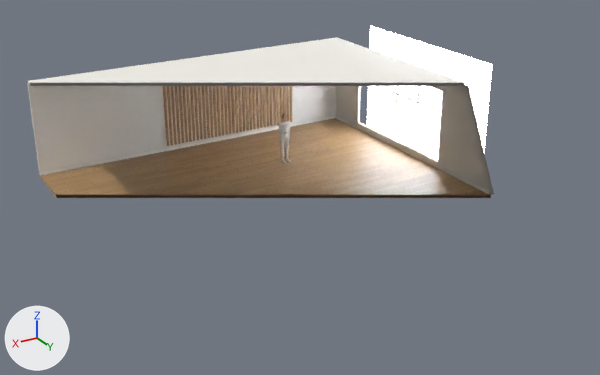
An edit to the Blender file pilot/work/scene/pilot.blend, drawn before and after from the same camera.
Both versions are drawn from a camera (50 mm lens) standing at (14.05, 24.49, 11.06) and looking at (1.36, 3.33, 0.48). Lighting does not change. The marker at lower left points along +X, +Y and +Z. The older version comes first. Everything nearer to the camera than a plane just in front of the edit is cut away.
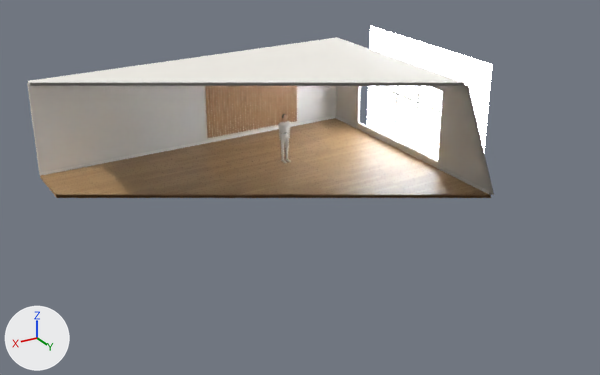
Changed parts and their boxes (x1, y1, x2, y2) in the pictures (600 x 375 px):
'Slat35', moved: before (163, 86, 169, 146); after (205, 86, 210, 138)
'Slat34', moved: before (167, 86, 173, 145); after (208, 86, 213, 138)
'Slat33', moved: before (171, 86, 177, 145); after (211, 86, 215, 137)
'Slat32', moved: before (175, 86, 180, 144); after (213, 86, 218, 137)
'Slat30', moved: before (182, 86, 188, 142); after (219, 86, 223, 136)
'Slat31', moved: before (179, 86, 184, 143); after (216, 86, 220, 136)
'Slat28', moved: before (190, 86, 195, 141); after (224, 86, 228, 135)
'Slat29', moved: before (186, 86, 192, 142); after (221, 86, 226, 135)
'Slat27', moved: before (194, 86, 199, 140); after (227, 86, 231, 134)
'Slat25', moved: before (201, 86, 206, 139); after (232, 86, 236, 133)
'Slat26', moved: before (198, 86, 203, 140); after (229, 86, 233, 134)
'Slat23', moved: before (209, 86, 214, 137); after (237, 86, 241, 132)
'Slat21', moved: before (216, 86, 221, 136); after (242, 86, 246, 131)
'Slat22', moved: before (213, 86, 217, 137); after (240, 86, 243, 132)
'Slat20', moved: before (220, 86, 224, 136); after (245, 86, 248, 131)
'Slat19', moved: before (224, 86, 228, 135); after (248, 86, 251, 130)
'Slat17', moved: before (231, 86, 235, 133); after (253, 86, 256, 129)
'Slat15', moved: before (238, 86, 242, 132); after (258, 86, 261, 128)
'Slat18', moved: before (227, 86, 231, 134); after (250, 86, 253, 130)
'Slat13', moved: before (245, 86, 249, 131); after (263, 86, 266, 127)
'Slat16', moved: before (235, 86, 238, 133); after (255, 86, 258, 129)
'Slat8', moved: before (263, 86, 266, 127); after (275, 86, 278, 125)
'Slat14', moved: before (242, 86, 245, 131); after (260, 86, 263, 128)
'Slat10', moved: before (256, 86, 259, 129); after (270, 86, 273, 126)
'Slat12', moved: before (249, 86, 252, 130); after (265, 86, 268, 127)
'Slat11', moved: before (252, 86, 256, 129); after (268, 86, 271, 127)
'Slat1', moved: before (287, 86, 289, 121); after (292, 86, 295, 122)
'Slat6', moved: before (270, 86, 273, 126); after (280, 86, 283, 123)
'Slat7', moved: before (266, 86, 269, 127); after (278, 86, 280, 125)
'Slat9', moved: before (259, 86, 262, 128); after (273, 86, 275, 126)
'Slat5', moved: before (273, 86, 276, 126); after (283, 86, 285, 114)
'Slat3', moved (mostly hidden): before (280, 86, 282, 123); after (287, 86, 290, 121)
'Slat0', moved: before (290, 86, 292, 122); after (295, 86, 297, 122)
'Slat4', moved: before (276, 86, 279, 125); after (285, 86, 287, 121)

The change, as a list of edits to the scene's bpy script:
```text
Change ob_slat0:
    ob_slat0.location: (-2.12, -3.17, 1.35) -> (-2.34, -3.17, 1.35)
Change ob_slat1:
    ob_slat1.location: (-1.97, -3.17, 1.35) -> (-2.23, -3.17, 1.35)
Change ob_slat3:
    ob_slat3.location: (-1.67, -3.17, 1.35) -> (-2.01, -3.17, 1.35)
Change ob_slat4:
    ob_slat4.location: (-1.51, -3.17, 1.35) -> (-1.9, -3.17, 1.35)
Change ob_slat5:
    ob_slat5.location: (-1.36, -3.17, 1.35) -> (-1.79, -3.17, 1.35)
Change ob_slat6:
    ob_slat6.location: (-1.21, -3.17, 1.35) -> (-1.68, -3.17, 1.35)
Change ob_slat7:
    ob_slat7.location: (-1.05, -3.17, 1.35) -> (-1.57, -3.17, 1.35)
Change ob_slat8:
    ob_slat8.location: (-0.9, -3.17, 1.35) -> (-1.46, -3.17, 1.35)
Change ob_slat9:
    ob_slat9.location: (-0.75, -3.17, 1.35) -> (-1.34, -3.17, 1.35)
Change ob_slat10:
    ob_slat10.location: (-0.6, -3.17, 1.35) -> (-1.23, -3.17, 1.35)
Change ob_slat11:
    ob_slat11.location: (-0.44, -3.17, 1.35) -> (-1.12, -3.17, 1.35)
Change ob_slat12:
    ob_slat12.location: (-0.29, -3.17, 1.35) -> (-1.01, -3.17, 1.35)
Change ob_slat13:
    ob_slat13.location: (-0.14, -3.17, 1.35) -> (-0.9, -3.17, 1.35)
Change ob_slat14:
    ob_slat14.location: (0.02, -3.17, 1.35) -> (-0.79, -3.17, 1.35)
Change ob_slat15:
    ob_slat15.location: (0.17, -3.17, 1.35) -> (-0.68, -3.17, 1.35)
Change ob_slat16:
    ob_slat16.location: (0.32, -3.17, 1.35) -> (-0.57, -3.17, 1.35)
Change ob_slat17:
    ob_slat17.location: (0.47, -3.17, 1.35) -> (-0.46, -3.17, 1.35)
Change ob_slat18:
    ob_slat18.location: (0.63, -3.17, 1.35) -> (-0.34, -3.17, 1.35)
Change ob_slat19:
    ob_slat19.location: (0.78, -3.17, 1.35) -> (-0.23, -3.17, 1.35)
Change ob_slat20:
    ob_slat20.location: (0.93, -3.17, 1.35) -> (-0.12, -3.17, 1.35)
Change ob_slat21:
    ob_slat21.location: (1.08, -3.17, 1.35) -> (-0.01, -3.17, 1.35)
Change ob_slat22:
    ob_slat22.location: (1.24, -3.17, 1.35) -> (0.1, -3.17, 1.35)
Change ob_slat23:
    ob_slat23.location: (1.39, -3.17, 1.35) -> (0.21, -3.17, 1.35)
Change ob_slat25:
    ob_slat25.location: (1.7, -3.17, 1.35) -> (0.43, -3.17, 1.35)
Change ob_slat26:
    ob_slat26.location: (1.85, -3.17, 1.35) -> (0.54, -3.17, 1.35)
Change ob_slat27:
    ob_slat27.location: (2.0, -3.17, 1.35) -> (0.66, -3.17, 1.35)
Change ob_slat28:
    ob_slat28.location: (2.15, -3.17, 1.35) -> (0.77, -3.17, 1.35)
Change ob_slat29:
    ob_slat29.location: (2.31, -3.17, 1.35) -> (0.88, -3.17, 1.35)
Change ob_slat30:
    ob_slat30.location: (2.46, -3.17, 1.35) -> (0.99, -3.17, 1.35)
Change ob_slat31:
    ob_slat31.location: (2.61, -3.17, 1.35) -> (1.1, -3.17, 1.35)
Change ob_slat32:
    ob_slat32.location: (2.77, -3.17, 1.35) -> (1.21, -3.17, 1.35)
Change ob_slat33:
    ob_slat33.location: (2.92, -3.17, 1.35) -> (1.32, -3.17, 1.35)
Change ob_slat34:
    ob_slat34.location: (3.07, -3.17, 1.35) -> (1.43, -3.17, 1.35)
Change ob_slat35:
    ob_slat35.location: (3.22, -3.17, 1.35) -> (1.54, -3.17, 1.35)
```
